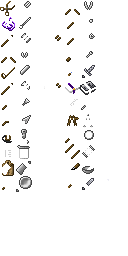
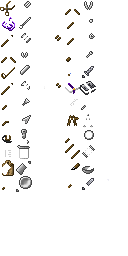
The second (128, 256) image is a revision of the first. Changes to its layers:
painted on "Pasted Layer #4" over [68, 65, 95, 76]
